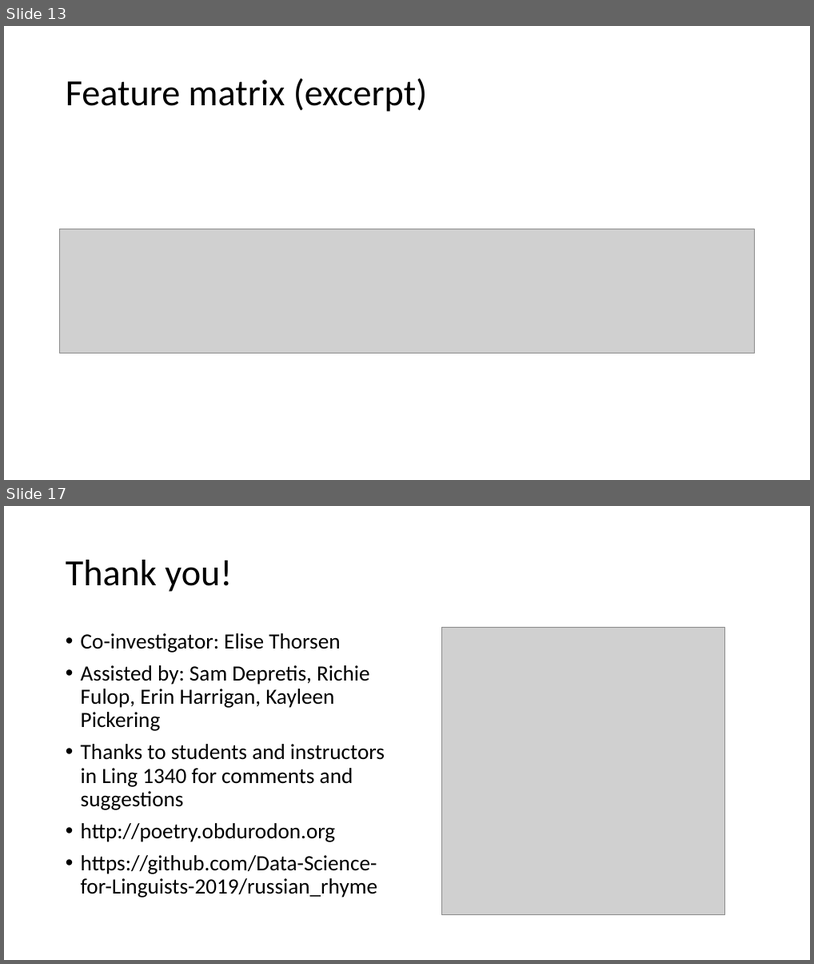
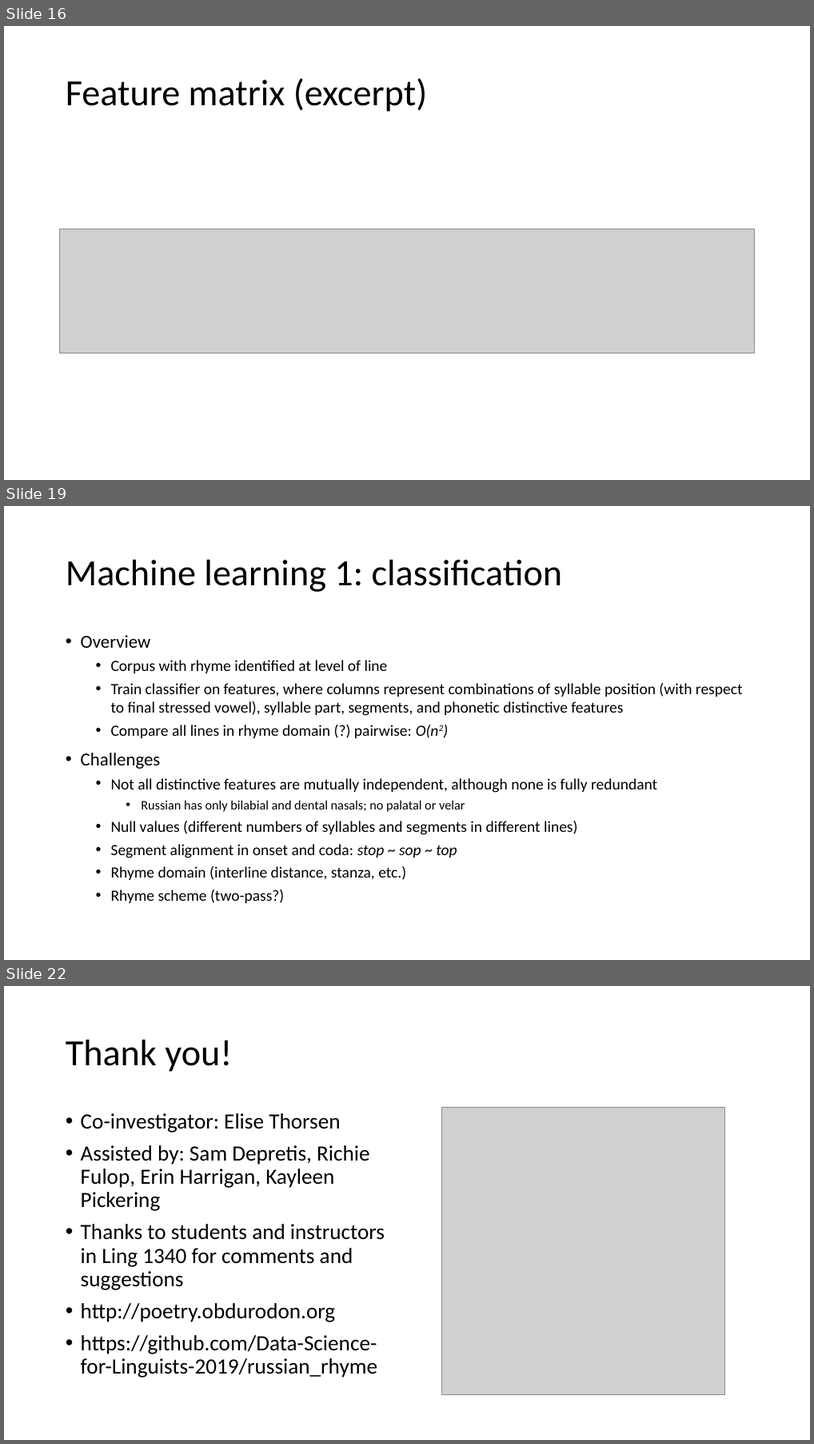
Before and after one commit to Data-Science-for-Linguists-2019/russian_rhyme, a slide deck: 2019-04-11_presentation.pptx. Shown one above the other, each under a label of ours: slides 13 and 17 before the commit, slides 16, 19 and 22 after it; the slides between them are not shown. The pictures are 814x964 and 814x1444 pixels, drawn with LibreOffice and Linux fonts; fonts in the diff are those of the drawing; grey boxes stand for pictures. Boxes give left, top, right and bottom in pixels: in the first picture for what was removed or moved away, otherwise in the second. Text is boxed around its words. In the diff, an @@ line names an element or a change of style, - is before the commit and + after.

Commit message:
finalize presentation

```diff
--- a/2019-04-11_presentation.pptx
+++ b/2019-04-11_presentation.pptx
@@ slide 19 added at bbox=[4, 506, 810, 960], background #FFFFFF @@
@@ title added at bbox=[66, 560, 563, 592], 44 pt, text #000000 @@
+Machine learning 1: classification
@@ text added at bbox=[81, 635, 743, 903], 18.6 pt, text #000000 @@
+• Overview
+  • Corpus with rhyme identified at level of line
+  • Train classifier on features, where columns represent combinations of syllable position (with respect to final stressed vowel), syllable part, segments, and phonetic distinctive features
+  • Compare all lines in rhyme domain (?) pairwise: O(n2)
+• Challenges
+  • Not all distinctive features are mutually independent, although none is fully redundant
+    • Russian has only bilabial and dental nasals; no palatal or velar
+  • Null values (different numbers of syllables and segments in different lines)
+  • Segment alignment in onset and coda: stop ~ sop ~ top
+  • Rhyme domain (interline distance, stanza, etc.)
+  • Rhyme scheme (two-pass?)
@@ what was slide 13 is now slide 16 @@
@@ what was slide 17 is now slide 22 @@
```
Also in this commit, not shown: 11 slides changed, 7 other slides added, 3 slides removed.
